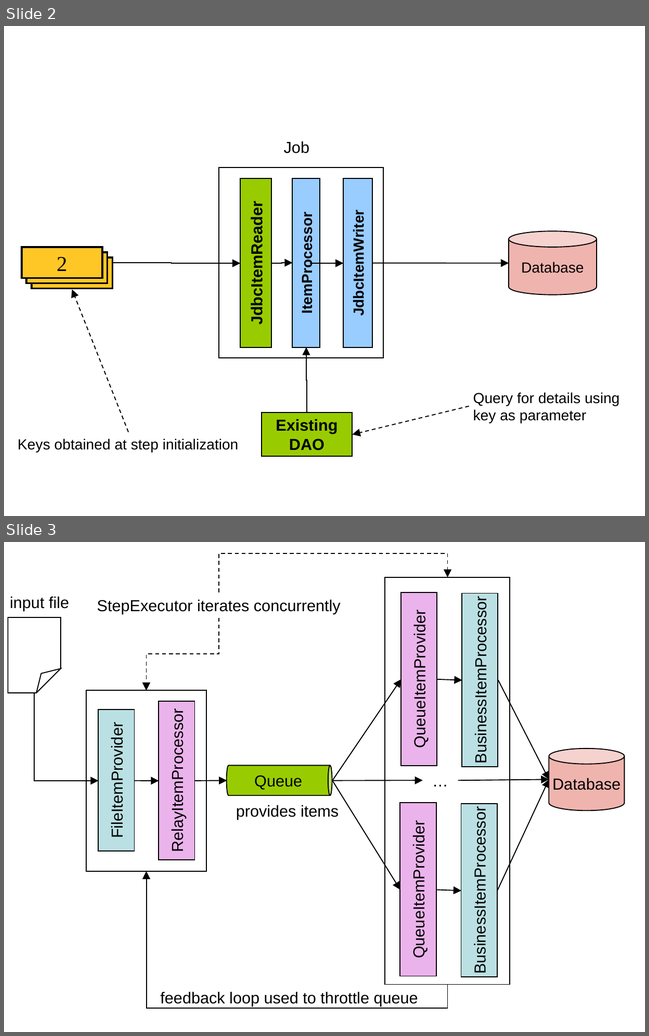
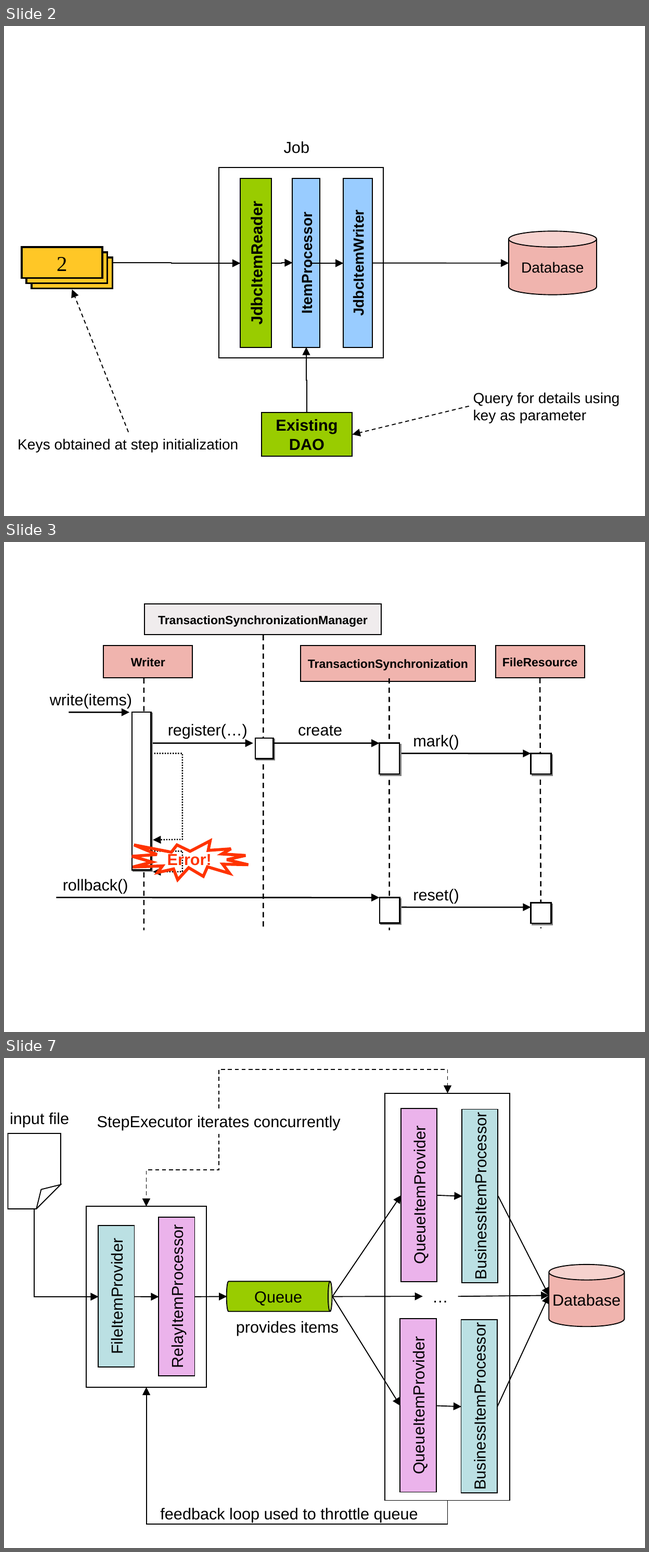
Before and after one commit to spring-projects/spring-batch, a slide deck: docs/models/Figures.ppt. Shown one above the other, each under a label of ours: slides 2 and 3 before the commit, slides 2, 3 and 7 after it; the slides between them are not shown. The pictures are 649x1036 and 649x1552 pixels, drawn with LibreOffice and Linux fonts; fonts in the diff are those of the drawing. Boxes give left, top, right and bottom in pixels: in the first picture for what was removed or moved away, otherwise in the second. Text is boxed around its words. In the diff, an @@ line names an element or a change of style, - is before the commit and + after.

```diff
--- a/docs/models/Figures.ppt
+++ b/docs/models/Figures.ppt
@@ slide 3 added at (4, 542, 645, 1032), background #FFFFFF @@
@@ rectangle added at (145, 604, 382, 635), fill #F0ECED, outline #000000 0.74 pt, 9 pt, text #000000, bold @@
+TransactionSynchronizationManager
@@ line added from (263, 635) to (263, 931), #000000 0.99 pt dashed @@
@@ rectangle added at (104, 645, 193, 678), fill #F0B4AE, outline #000000 0.74 pt, 9 pt, text #000000, bold @@
+Writer
@@ rectangle added at (301, 645, 475, 681), fill #F0B4AE, outline #000000 0.74 pt, 9 pt, text #000000, bold @@
+TransactionSynchronization
@@ rectangle added at (495, 645, 584, 678), fill #F0B4AE, outline #000000 0.74 pt, 9 pt, text #000000, bold @@
+FileResource
@@ line added from (144, 678) to (144, 931), #000000 0.99 pt dashed @@
@@ line added from (389, 678) to (389, 931), #000000 0.99 pt dashed @@
@@ line added from (540, 678) to (541, 928), #000000 0.99 pt dashed @@
@@ text added at (50, 693, 132, 708), 12 pt, text #000000 @@
+write(items)
@@ arrow added from (69, 713) to (129, 713), #000000 0.99 pt @@
@@ rectangle added at (132, 713, 152, 871), fill #FFFFFF, outline #000000 0.99 pt @@
@@ text added at (168, 723, 247, 738), 12 pt, text #000000 @@
+register(…)
@@ text added at (298, 725, 342, 736), 12 pt, text #000000 @@
+create
@@ arrow added from (152, 743) to (253, 743), #000000 0.99 pt @@
@@ rectangle added at (255, 739, 273, 758), fill #FFFFFF, outline #000000 0.99 pt @@
@@ arrow added from (273, 743) to (379, 743), #000000 0.99 pt @@
@@ rectangle added at (379, 743, 400, 774), fill #FFFFFF, outline #000000 0.99 pt @@
@@ text added at (413, 734, 458, 749), 12 pt, text #000000 @@
+mark()
@@ freeform shape added at (152, 754, 182, 840), outline #000000 0.99 pt dashed @@
@@ arrow added from (389, 754) to (531, 754), #000000 0.99 pt @@
@@ rectangle added at (531, 754, 551, 774), fill #FFFFFF, outline #000000 0.99 pt @@
@@ irregular seal added at (132, 841, 248, 880), outline #FF3300 2.24 pt, 12 pt, text #FF3300, bold @@
+Error!
@@ freeform shape added at (152, 851, 182, 872), outline #000000 0.99 pt dashed @@
@@ text added at (63, 878, 128, 894), 12 pt, text #000000 @@
+rollback()
@@ arrow added from (57, 897) to (379, 897), #000000 0.99 pt @@
@@ rectangle added at (379, 897, 400, 923), fill #FFFFFF, outline #000000 0.99 pt @@
@@ text added at (413, 888, 458, 903), 12 pt, text #000000 @@
+reset()
@@ arrow added from (389, 907) to (531, 907), #000000 0.99 pt @@
@@ rectangle added at (531, 903, 551, 924), fill #FFFFFF, outline #000000 0.99 pt @@
@@ what was slide 3 is now slide 7 @@
```
Also in this commit, not shown: 1 slide changed, 3 other slides added, 51 other files.
